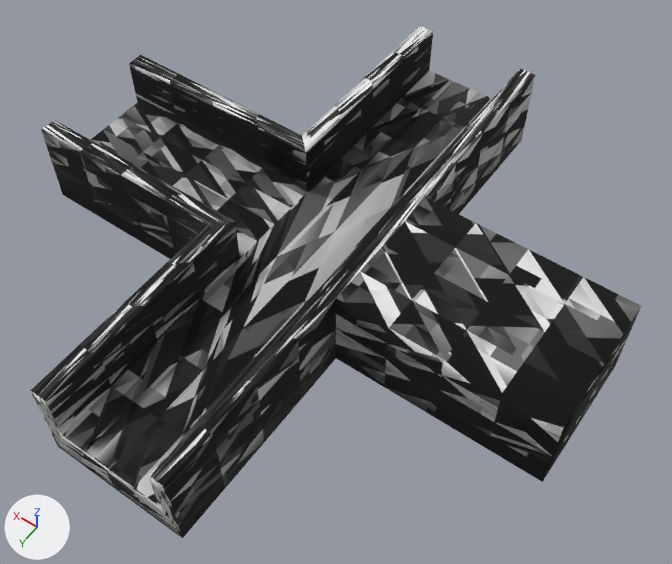
Before and after pictures for a commit that changed the glTF model resources/shape-3.glb.
One viewpoint serves both versions: a camera (50 mm lens) standing at (-0.61, 0.804, 1.231) and looking at (-0.053, 0.024, 0.005). Lighting does not change. The marker at lower left points along +X, +Y and +Z. Where no turn or scale is listed for an object, it has been applied to the vertices. Vertices at the same position are counted once.

Script lines for the objects in view, before the commit:
```python
me_defaultobject = bpy.data.meshes.new('defaultobject')
me_defaultobject.from_pydata(...)  # 610 vertices, 1216 faces; spans x -0.5..0.5, y -0.5..0.5, z -0.038..0.125
me_defaultobject.materials.append(mat_material_0_material)
ob_defaultobject = bpy.data.objects.new('defaultobject', me_defaultobject)
ob_defaultobject.location = (0.0, 0.0, 0.0)
```
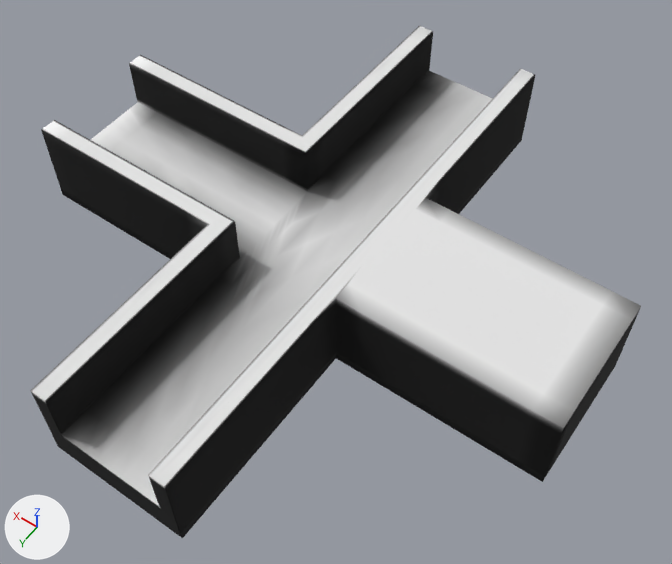
The change in detail:
me_defaultobject is used by ob_defaultobject; location (0.0, 0.0, 0.0).
me_defaultobject had 610 vertices, 1216 faces and spanned x -0.5..0.5, y -0.5..0.5, z -0.038..0.125.
me_defaultobject now has 2434 vertices, 4864 faces and spans x -0.5..0.5, y -0.5..0.5, z -0.038..0.125.
me_defaultobject part 1: 1824 vertices added at x -0.5..0.5, y -0.5..0.5, z -0.038..0.125.

Boxes [x1, y1, x2, y2] around the edits, measured in the pictures (672 x 564 px):
part 1 of me_defaultobject, added
    after: [30, 26, 641, 538]
